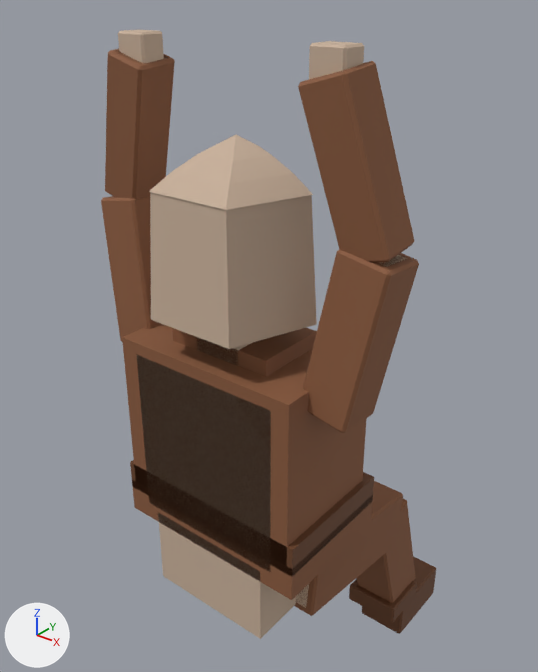
What one commit did to the Blender file art-src/blender/crowd/cheer.blend.
One viewpoint serves both versions: a 50 mm camera at (0.656, -0.741, 1.359) aimed at (-0.081, 0.181, 0.787). Lighting does not change. The marker at lower left points along +X, +Y and +Z. The older version comes first.

In view in the first picture: 'fabric', 'leather', 'skin'.
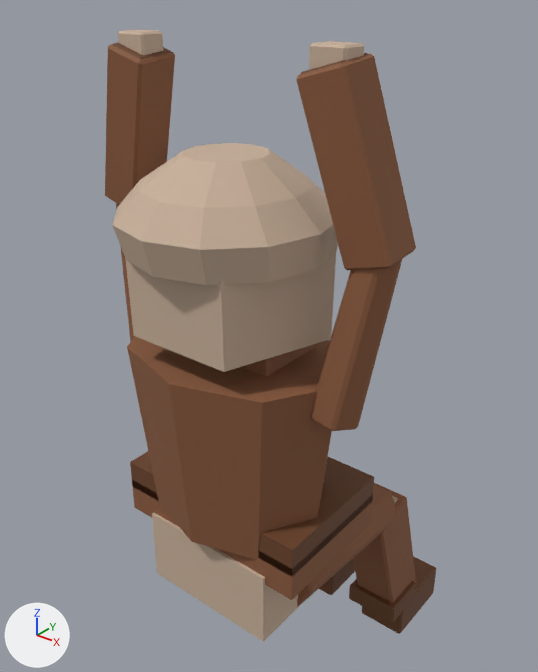
Diff of the bpy script that builds the scene:
```diff
--- a/art-src/blender/crowd/cheer.blend.py
+++ b/art-src/blender/crowd/cheer.blend.py
@@ me_collar @@
 # used by ob_fabric; parent = ob_cheer; location = (0.0, 0.0, 0.0)
-me_collar.from_pydata(...)  # 224 vertices, 232 faces; spans x -0.258..0.258, y -0.08..0.426, z 0.147..1.271
+me_collar.from_pydata(...)  # 280 vertices, 284 faces; spans x -0.254..0.254, y -0.137..0.43, z 0.131..1.279
+# me_collar part 1: a new loose piece, an 8-sided cut cone along z (radius 0.15 by 0.112 at the low end, 0.183 by 0.137 at the high end) spanning x -0.183..0.183, y -0.137..0.137, z 0.57..0.86, in mat_fabric (brown #8a5a3c)
+# me_collar part 2: the loose piece of 24 vertices spanning x 0.036..0.144, y 0.012..0.308, z 0.362..0.518 is rebuilt with 36 vertices and now spans x 0.038..0.142, y 0.001..0.317, z 0.376..0.512
+# me_collar part 3: the loose piece of 24 vertices spanning x -0.252..-0.128, y -0.034..0.054, z 1.039..1.271 is rebuilt with 24 vertices and now spans x -0.254..-0.126, y -0.035..0.055, z 1.031..1.279
+# me_collar part 4: the loose piece of 24 vertices spanning x 0.128..0.252, y -0.034..0.054, z 1.039..1.271 is rebuilt with 24 vertices and now spans x 0.126..0.254, y -0.035..0.055, z 1.031..1.279
+# me_collar part 5: the loose piece of 24 vertices spanning x -0.258..-0.142, y -0.039..0.059, z 0.811..1.059 is rebuilt with 36 vertices and now spans x -0.25..-0.143, y -0.034..0.048, z 0.804..1.064
+# me_collar part 6: the loose piece of 24 vertices spanning x 0.142..0.258, y -0.039..0.059, z 0.811..1.059 is rebuilt with 36 vertices and now spans x 0.143..0.25, y -0.034..0.048, z 0.804..1.064
+# me_collar part 7: the loose piece of 24 vertices spanning x 0.046..0.134, y 0.254..0.426, z 0.147..0.433 is rebuilt with 24 vertices and now spans x 0.046..0.134, y 0.251..0.43, z 0.131..0.443
+# me_collar part 8: the loose piece of 8 vertices spanning x -0.16..0.16, y -0.08..0.12, z 0.58..0.86 is deleted
+# other edits to the shape of me_collar do not show in these pictures
 me_collar.materials.append(mat_fabric)
@@ me_belt @@
 # used by ob_leather; parent = ob_cheer; location = (0.0, 0.0, 0.0)
-me_belt.from_pydata(...)  # 152 vertices, 162 faces; spans x -0.21..0.21, y -0.08..0.52, z 0.06..1.27
+me_belt.from_pydata(...)  # 152 vertices, 162 faces; spans x -0.212..0.212, y -0.08..0.52, z 0.06..1.279
+# me_belt part 9: 96 of 152 vertices moved; they spanned x -0.145..0.145, y 0.31..0.52, z 0.06..0.18 and now span x -0.212..0.212, y -0.032..0.52, z 0.06..1.279; mean shift (0.0, -0.178, 0.533); largest move (-0.04, 0.516, 0.136) -> (0.188, 0.026, 1.277)
+# other edits to the shape of me_belt do not show in these pictures
 me_belt.materials.append(mat_leather)
@@ me_forearm_l @@
 # used by ob_skin; parent = ob_cheer; location = (0.0, 0.0, 0.0)
-me_forearm_l.from_pydata(...)  # 290 vertices, 300 faces; spans x -0.249..0.249, y -0.096..0.417, z 0.149..1.29
+me_forearm_l.from_pydata(...)  # 378 vertices, 375 faces; spans x -0.245..0.245, y -0.167..0.422, z 0.134..1.29
+# me_forearm_l part 10: a new loose piece, a box spanning x -0.12..0.12, y -0.085..0.085, z 0.415..0.545, in mat_skin (beige #c8b09a)
+# me_forearm_l part 11: a new loose piece, a 5-sided cut cone along z (radius 0.145 by 0.148 at the low end, 0.148 by 0.151 at the high end) spanning x -0.141..0.141, y -0.122..0.151, z 0.9..1.07, in mat_skin (beige #c8b09a)
+# me_forearm_l part 12: the loose piece of 24 vertices spanning x 0.151..0.249, y -0.03..0.05, z 0.813..1.057 is rebuilt with 36 vertices and now spans x 0.151..0.241, y -0.026..0.04, z 0.806..1.063
+# me_forearm_l part 13: the loose piece of 24 vertices spanning x 0.045..0.135, y 0.013..0.307, z 0.371..0.509 is rebuilt with 36 vertices and now spans x 0.047..0.133, y 0.003..0.316, z 0.384..0.504
+# me_forearm_l part 14: a new loose piece of 48 vertices spanning x -0.154..0.154, y -0.167..0.147, z 1.02..1.15, in mat_skin (beige #c8b09a)
+# me_forearm_l part 15: the loose piece of 8 vertices spanning x -0.13..0.13, y -0.08..0.08, z 0.56..0.84 is deleted
+# me_forearm_l part 16: the loose piece of 8 vertices spanning x -0.04..0.04, y -0.04..0.04, z 0.86..0.94 is deleted
+# me_forearm_l part 17: the loose piece of 8 vertices spanning x -0.11..0.11, y -0.08..0.08, z 0.41..0.55 is deleted
+# me_forearm_l part 18: 26 vertices removed from x -0.119..0.119, y -0.096..0.119, z 0.92..1.17
+# other edits to the shape of me_forearm_l do not show in these pictures
 me_forearm_l.materials.append(mat_skin)
```

Location of each change, (x1, y1, x2, y2) in pixels of the pictures (538 x 672 px; the box of a moved part takes in the faces that stretch with it):
'fabric', reshaped
    before: (101, 49, 419, 616)
    after: (105, 44, 416, 606)
'skin', reshaped
    before: (118, 29, 405, 639)
    after: (112, 29, 398, 642)
part 1 of me_collar, added (brown)
    after: (127, 337, 332, 560)
part 2 of me_collar, rebuilt (7% narrower, 10% shorter)
    before: (294, 481, 403, 616)
    after: (297, 485, 398, 606)
part 3 of me_collar, rebuilt (7% taller)
    before: (105, 49, 175, 199)
    after: (105, 44, 175, 205)
part 4 of me_collar, rebuilt (7% taller)
    before: (298, 61, 414, 263)
    after: (296, 54, 416, 271)
part 5 of me_collar, rebuilt
    before: (101, 196, 161, 341)
    after: (116, 203, 135, 342)
part 6 of me_collar, rebuilt (21% narrower, 7% shorter)
    before: (303, 250, 419, 433)
    after: (310, 260, 402, 431)
part 7 of me_collar, rebuilt
    before: (357, 499, 415, 603)
    after: (353, 483, 416, 603)
part 8 of me_collar, deleted (brown)
    before: (122, 324, 367, 566)
part 9 of me_belt, moved or reshaped
    before: (349, 556, 436, 634)
    after: (112, 42, 436, 634)
part 10 of me_forearm_l, added (beige)
    after: (152, 513, 300, 642)
part 11 of me_forearm_l, added (beige)
    after: (126, 230, 337, 372)
part 12 of me_forearm_l, rebuilt (not visible afterwards)
    before: (379, 255, 405, 267)
part 13 of me_forearm_l, rebuilt (not visible afterwards)
    before: (296, 584, 309, 608)
part 14 of me_forearm_l, added (beige)
    after: (112, 143, 338, 285)
part 15 of me_forearm_l, deleted (beige)
    before: (137, 355, 271, 570)
part 16 of me_forearm_l, deleted (mostly hidden)
    before: (197, 337, 253, 364)
part 17 of me_forearm_l, deleted (beige)
    before: (158, 513, 297, 639)
part 18 of me_forearm_l, deleted (beige)
    before: (149, 135, 317, 349)
